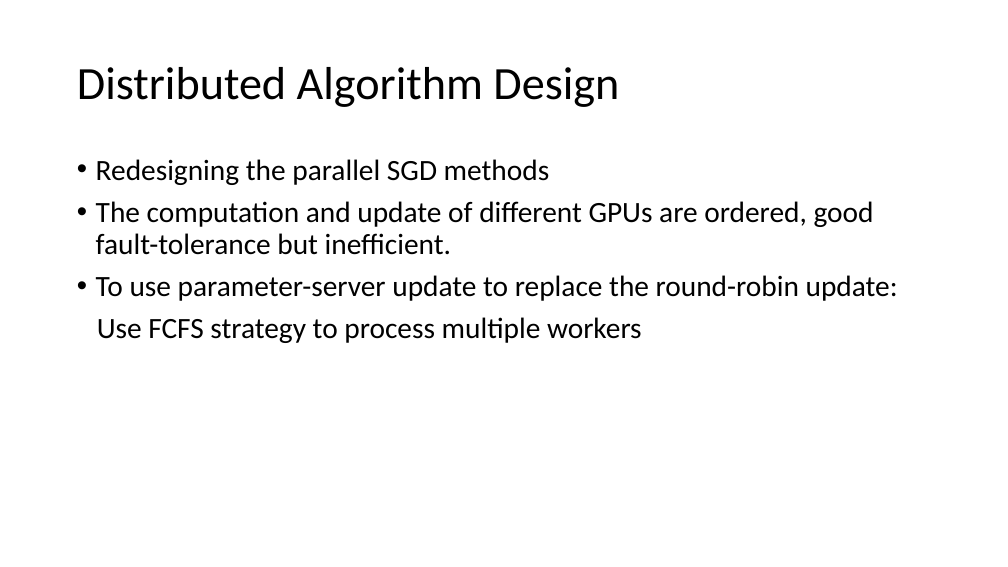
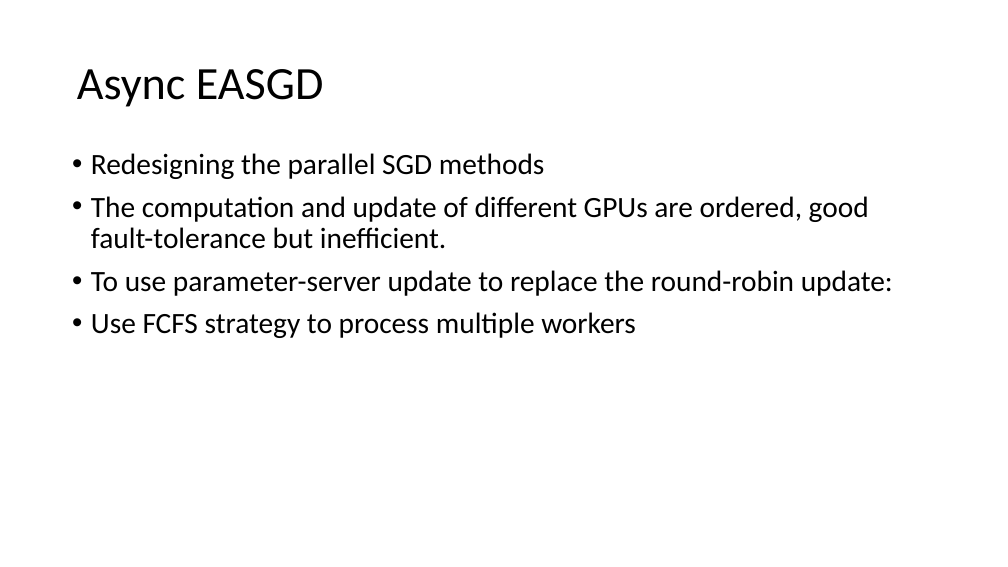
Before and after one commit to douxiaotian/archipapers, a slide deck: slide 13 of sdl on gpu.pptx (slide 12 before the commit). Drawn at 1008x567 pixels with LibreOffice and Linux fonts; fonts in the diff are those of the drawing. Boxes give left, top, right and bottom in pixels: in the first picture for what was removed or moved away, otherwise in the second. Text is boxed around its words. In the diff, an @@ line names an element or a change of style, - is before the commit and + after.

Commit message:
update

```diff
--- a/sdl on gpu.pptx
+++ b/sdl on gpu.pptx
@@ title at <box>77,69,324,107</box>: text changed @@
-Distributed Algorithm Design
+Async EASGD
@@ text at <box>91,312,636,338</box>: bullet none to • @@
```
Also in this commit, not shown: 1 other slide changed, 8 slides added, 2 slides removed.
